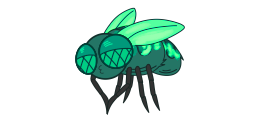
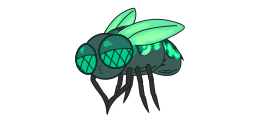
Layer changes from the first 256px x 128px image to the second:
added group "Sombra" with 1 layers in group "Carpeta 1 - copia" over (93, 85, 160, 115)
added layer "Elipse 1" in group "Sombra" over (93, 85, 160, 115)
